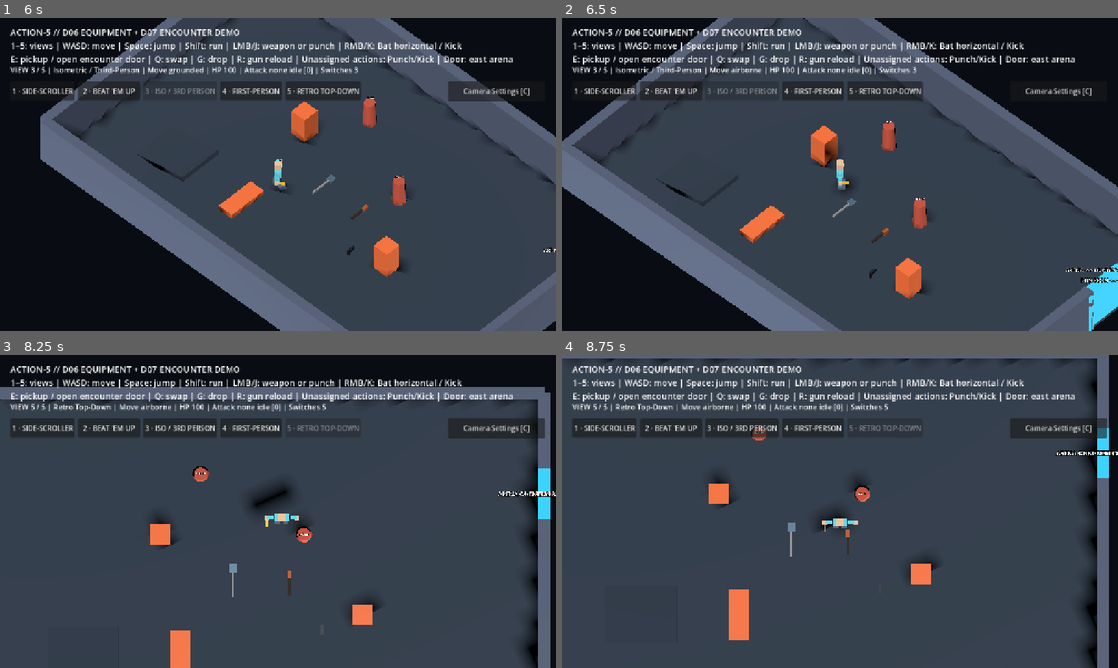
Above: before the commit, frames 1-4 (two rows, left to right).
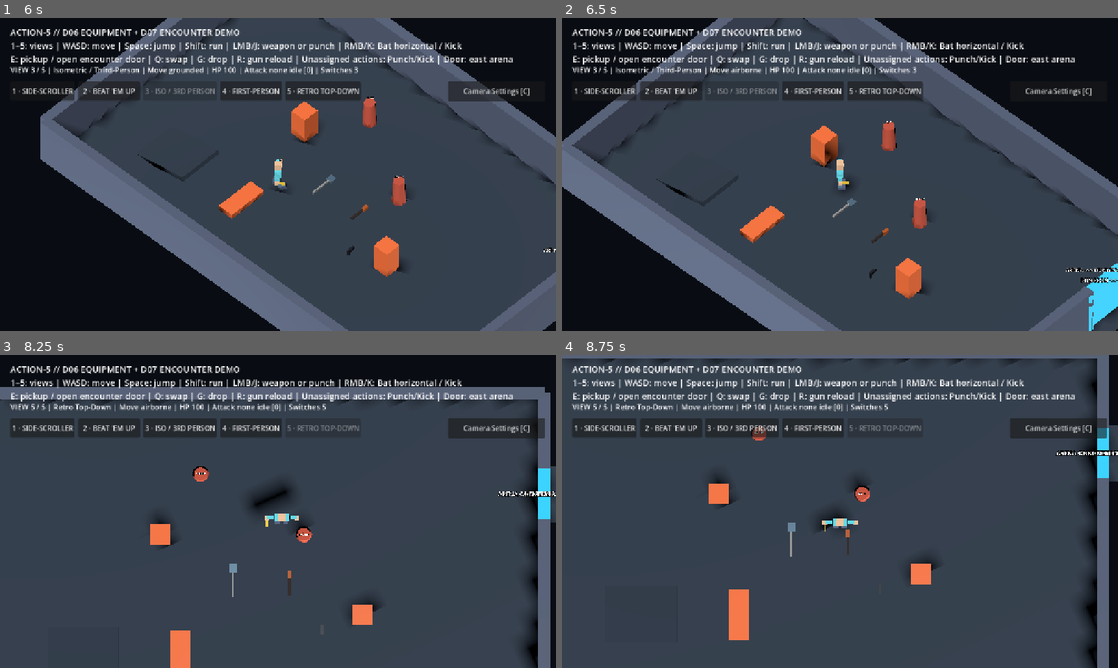
Above: after the commit, the same moments.

Repository: bravado/ACTION-5
Game: Godot game, scene res://demo/main.tscn
The game is run twice, just before and just after one commit, with the same random seed, the same clock (stepped at 60 frames per second) and the same inputs.
Inputs (mouse positions are in pixels of both pictures, inside the frame that each line leads up to):
- Up to frame 1 (6 s): tap Enter at 0.5 s; move the mouse to (400, 158) at 0.52 s; hold D (move_right) 0.53-1.28 s; tap Ctrl (actor_crouch) at 0.6 s; click (400, 158) at 0.67 s; tap Space (actor_jump) at 0.77, 1.52, 3.02, 3.77, 4.52 s; move the mouse to (166, 190) at 1.27 s; hold S (move_down) 1.28-2.03 s; tap Alt (actor_dodge) at 1.35 s; move the mouse to (333, 105) at 2.02 s; hold D (move_right) 2.03-2.78 s; tap K (actor_kick) at 2.1 s; move the mouse to (250, 237) at 2.77 s; hold W (move_up) 2.78-3.53 s; tap J (actor_punch) at 2.85 s; click (250, 237) at 2.92 s; move the mouse to (444, 221) at 3.52 s; hold Shift (actor_run) 3.53-4.28 s; hold A (move_left) 3.53-5.03 s; move the mouse to (111, 127) at 4.27 s; tap X (actor_slide) at 4.35 s; move the mouse to (305, 174) at 5.02 s; hold S (move_down) 5.03-5.78 s; tap 1 (view_1) at 5.1 s; click (305, 174) at 5.17 s; move the mouse to (194, 96) at 5.77 s; hold D (move_right) from 5.78 s (still down); tap 3 (view_3) at 5.85 s
- Up to frame 2 (6.5 s): keep holding D (move_right); tap Space (actor_jump) at 6.02 s
- Up to frame 3 (8.25 s): move the mouse to (400, 495) at 6.52 s; release D (move_right) at 6.53 s; hold W (move_up) 6.53-7.28 s; tap 4 (view_4) at 6.6 s; tap Space (actor_jump) at 6.77, 7.52 s; move the mouse to (166, 527) at 7.27 s; hold D (move_right) 7.28-8.03 s; tap 5 (view_5) at 7.35 s; click (166, 527) at 7.42 s; move the mouse to (333, 442) at 8.02 s; hold S (move_down) from 8.03 s (still down); tap R at 8.1 s
- Up to frame 4 (8.75 s): keep holding S (move_down)

Frame 1 is identical in both runs. In frame 2, 0.2% of the frame differs, in the area x 95-100%, y 92-100%; in frame 3, 0.2%; in frame 4, 0.3%, in the area x 98-100%, y 22-41%.

Commit message:
fix(d08): bridge arena/dungeon floor seam with one physical threshold slab [full-e2e]

Diff:
--- a/demo/main.tscn
+++ b/demo/main.tscn
@@ -73,6 +73,12 @@
 [sub_resource type="BoxShape3D" id="BoxShape3D_step"]
 size = Vector3(1.0, 0.3, 2.5)
 
+[sub_resource type="BoxMesh" id="PassageFloorMesh"]
+size = Vector3(2.0, 0.4, 2.8)
+
+[sub_resource type="BoxShape3D" id="PassageFloorShape"]
+size = Vector3(2.0, 0.4, 2.8)
+
 [sub_resource type="BoxShape3D" id="DoorShape"]
 size = Vector3(0.25, 2.45, 2.5)
 
@@ -228,6 +234,17 @@
 
 [node name="FarDummy" parent="." instance=ExtResource("8_target")]
 position = Vector3(-3.0, 0.0, -5.0)
+
+[node name="PassageFloor" type="StaticBody3D" parent="."]
+; Overlapping slab keeps the independently authored floors physically joined.
+position = Vector3(14.0, -0.2, -4.0)
+
+[node name="Mesh" type="MeshInstance3D" parent="PassageFloor"]
+mesh = SubResource("PassageFloorMesh")
+surface_material_override/0 = SubResource("Material_floor")
+
+[node name="CollisionShape3D" type="CollisionShape3D" parent="PassageFloor"]
+shape = SubResource("PassageFloorShape")
 
 [node name="EncounterDoor" type="Node3D" parent="." groups=["action5_interactable"]]
 ; One physical, two-sided gate for the arena AND dungeon.
Not shown: 1 places in demo/main.tscn that only renumber resources
